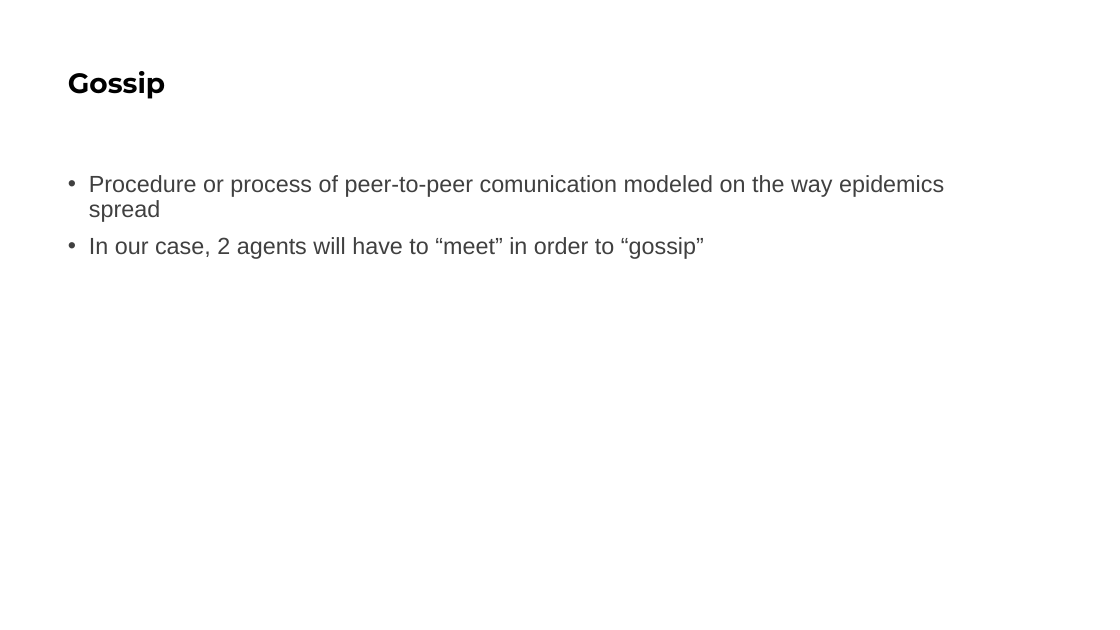
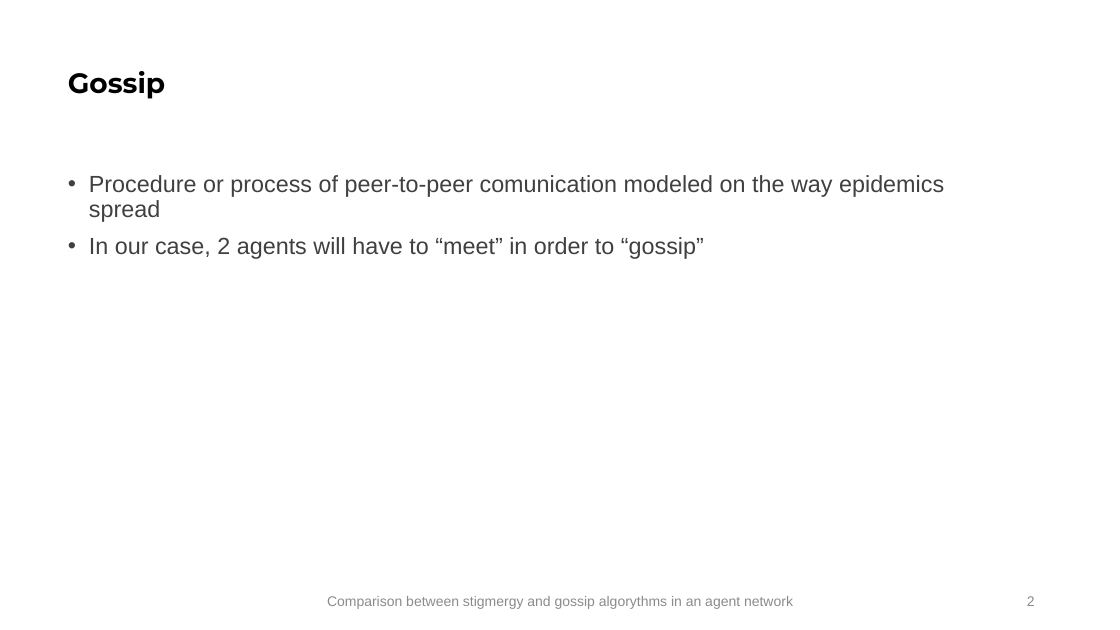
Before and after one commit to icotoi/cs-y1-isc1, a slide deck: slide 2 of slides/Comparison between stigmergy and gossip algorythm in an agent network.pptx. Drawn at 1120x630 pixels with LibreOffice and Linux fonts; fonts in the diff are those of the drawing. Boxes give left, top, right and bottom in pixels: in the first picture for what was removed or moved away, otherwise in the second. Text is boxed around its words. In the diff, an @@ line names an element or a change of style, - is before the commit and + after.

```diff
--- a/slides/Comparison between stigmergy and gossip algorythm in an agent network.pptx
+++ b/slides/Comparison between stigmergy and gossip algorythm in an agent network.pptx
@@ text added at (x1=327, y1=596, x2=793, y2=609), 12 pt, text #8C8C8C @@
+Comparison between stigmergy and gossip algorythms in an agent network
@@ page number added at (x1=1027, y1=596, x2=1035, y2=606), 12 pt, text #8C8C8C @@
+2
```
Also in this commit, not shown: 8 other slides changed.
